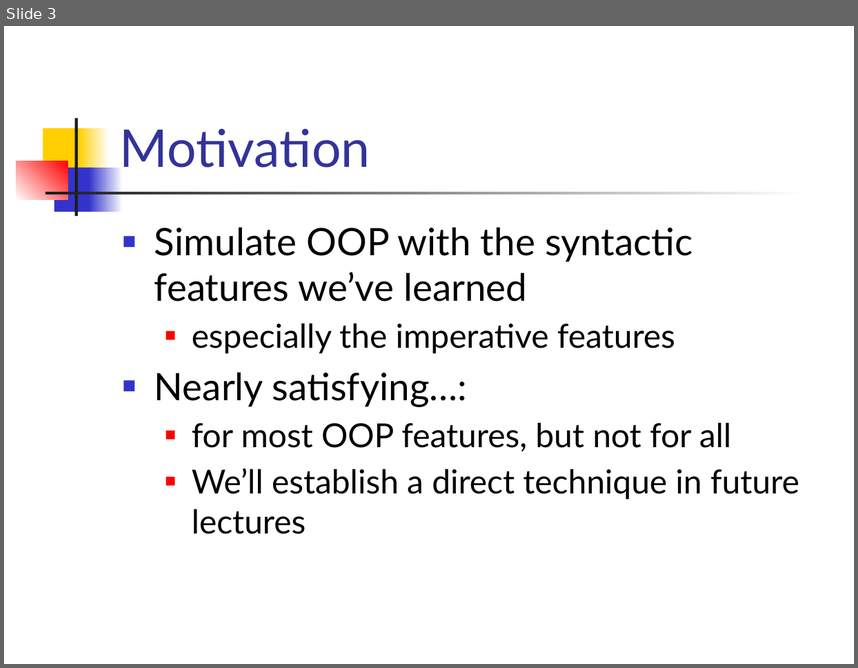
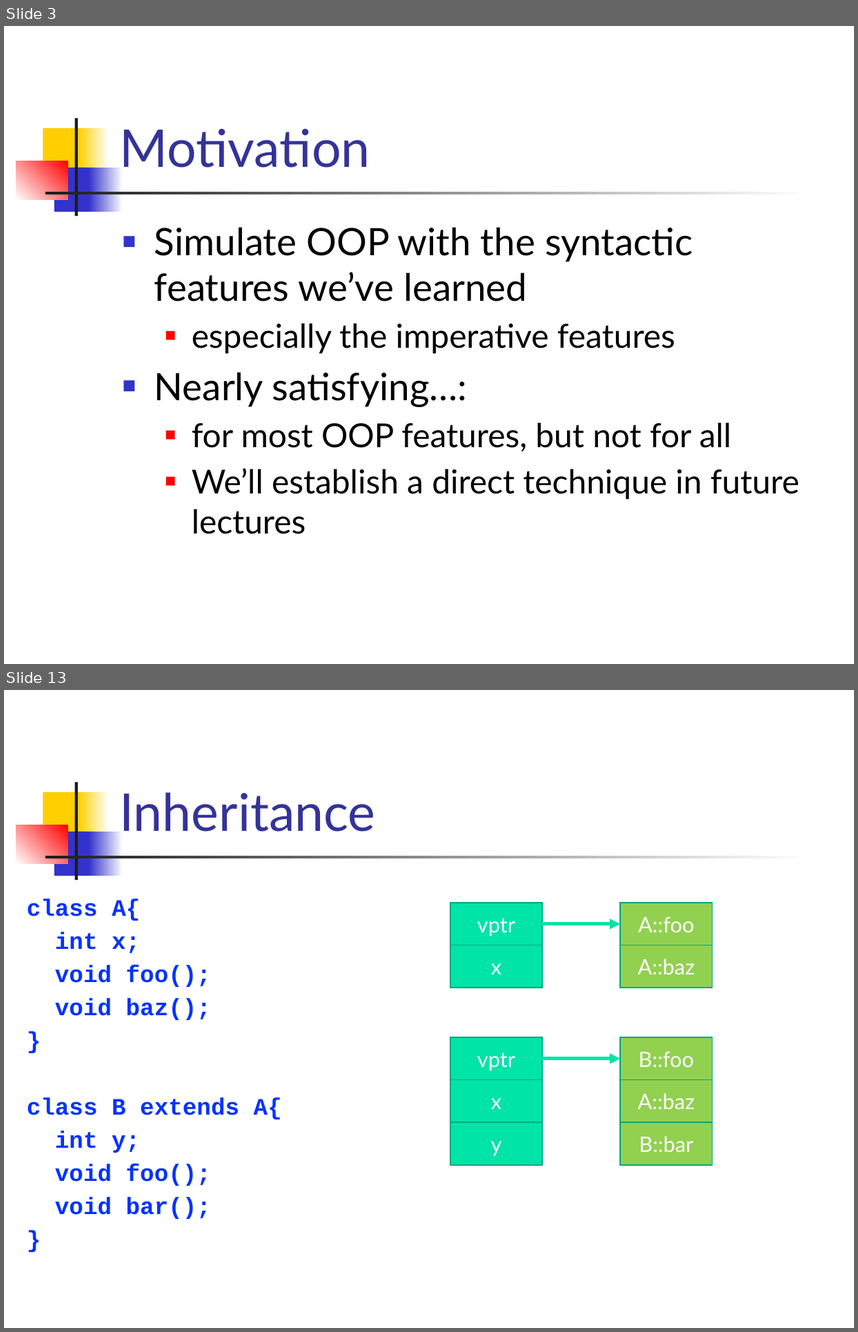
Before and after one commit to csslab-ustc/csslab-ustc.github.io, a slide deck: courses/popl/slides/lec15-imperative-objects.pptx. Shown one above the other, each under a label of ours: slide 3 before the commit, slides 3 and 13 after it; the slides between them are not shown. The pictures are 858x668 and 858x1332 pixels, drawn with LibreOffice and Linux fonts; fonts in the diff are those of the drawing. Boxes give left, top, right and bottom in pixels: in the first picture for what was removed or moved away, otherwise in the second. Text is boxed around its words. In the diff, an @@ line names an element or a change of style, - is before the commit and + after.

```diff
--- a/courses/popl/slides/lec15-imperative-objects.pptx
+++ b/courses/popl/slides/lec15-imperative-objects.pptx
@@ slide 13 added at bbox=[4, 690, 854, 1328], background #FFFFFF; not listed: 7 template elements that a slide beside it also shows @@
@@ title added at bbox=[119, 792, 375, 831], 44 pt, text #333399 @@
+Inheritance
@@ text added at bbox=[27, 898, 282, 1219], 20 pt, text #0432FF, bold @@
+class A{
+int x;
+void foo();
+void baz();
+}
+class B extends A{
+int y;
+void foo();
+void bar();
+}
@@ rectangle added at bbox=[450, 903, 542, 945], fill #00E4A8, outline #00A97C 1 pt, 18 pt, text #FFFFFF @@
+vptr
@@ rectangle added at bbox=[620, 903, 712, 945], fill #92D050, outline #00A97C 1 pt, 18 pt, text #FFFFFF @@
+A::foo
@@ arrow added from (521, 924) to (620, 924), #00E4A8 3 pt @@
@@ rectangle added at bbox=[450, 945, 542, 987], fill #00E4A8, outline #00A97C 1 pt, 18 pt, text #FFFFFF @@
+x
@@ rectangle added at bbox=[620, 945, 712, 987], fill #92D050, outline #00A97C 1 pt, 18 pt, text #FFFFFF @@
+A::baz
@@ rectangle added at bbox=[450, 1037, 542, 1079], fill #00E4A8, outline #00A97C 1 pt, 18 pt, text #FFFFFF @@
+vptr
@@ rectangle added at bbox=[620, 1037, 712, 1079], fill #92D050, outline #00A97C 1 pt, 18 pt, text #FFFFFF @@
+B::foo
@@ arrow added from (521, 1058) to (620, 1058), #00E4A8 3 pt @@
@@ rectangle added at bbox=[450, 1079, 542, 1122], fill #00E4A8, outline #00A97C 1 pt, 18 pt, text #FFFFFF @@
+x
@@ rectangle added at bbox=[620, 1079, 712, 1122], fill #92D050, outline #00A97C 1 pt, 18 pt, text #FFFFFF @@
+A::baz
@@ rectangle added at bbox=[450, 1122, 542, 1164], fill #00E4A8, outline #00A97C 1 pt, 18 pt, text #FFFFFF @@
+y
@@ rectangle added at bbox=[620, 1122, 712, 1164], fill #92D050, outline #00A97C 1 pt, 18 pt, text #FFFFFF @@
+B::bar
```
Also in this commit, not shown: 3 slides changed, 23 other slides added, 2 slides removed, 2 other files.
